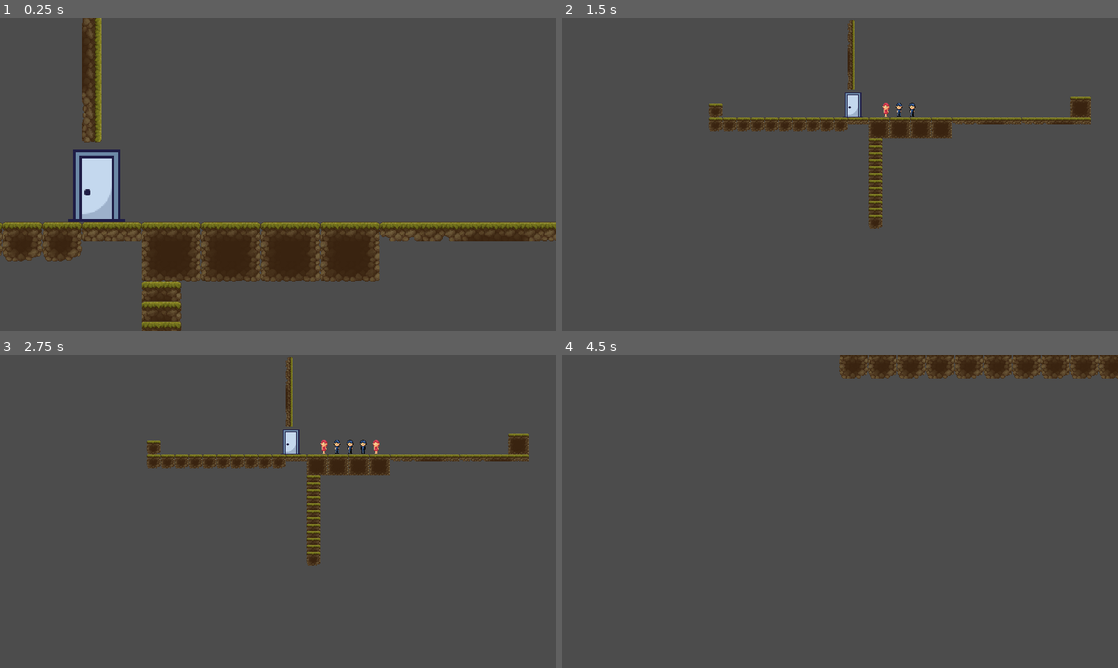
Above: before the commit, frames 1-4 (two rows, left to right).
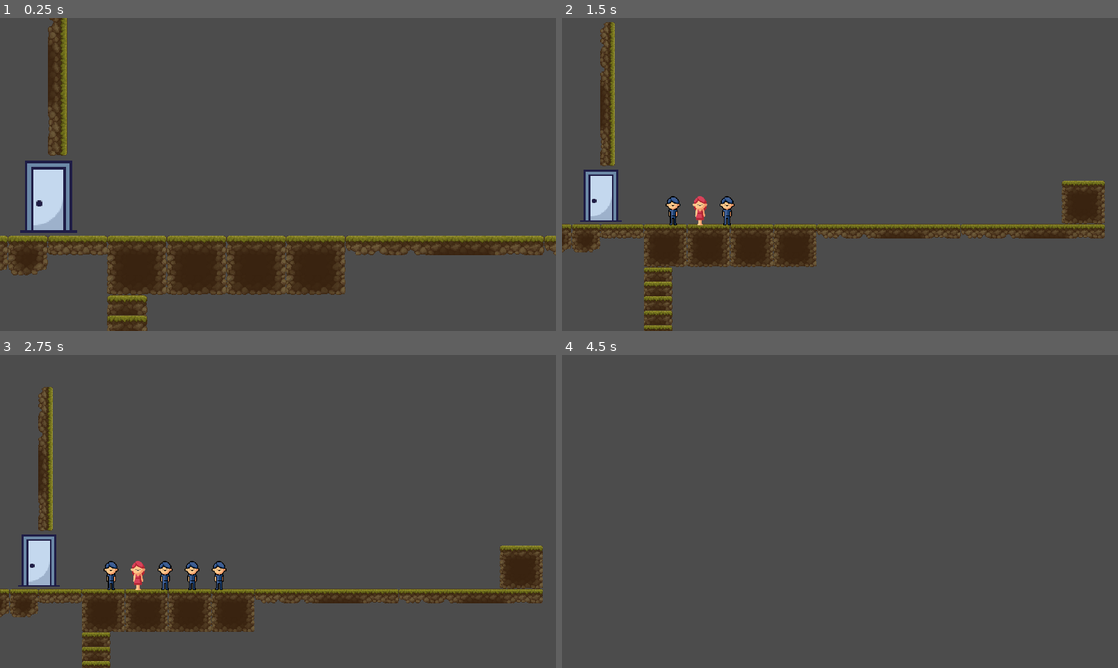
Above: after the commit, the same moments.

Repository: aret777/Bunker-Survival
Game: Godot game, scene res://World.tscn
Two runs of this game, one before a commit and one after it. Both use one fixed random seed, a clock stepped at 60 frames per second and the inputs below.
Inputs (mouse positions are in pixels of both pictures, inside the frame that each line leads up to):
- Up to frame 1 (0.25 s): no input
- Up to frame 2 (1.5 s): move the mouse to (962, 158) at 0.52 s; hold Right (ui_right) 0.53-1.25 s; hold Mouse wheel down (button_wheel_down) 0.53-1.25 s; click (962, 158) at 0.67 s; tap Mouse wheel up (button_wheel_up) at 0.8 s; tap Enter at 1.25 s; drag from (728, 190) to (812, 237) at 1.27 s
- Up to frame 3 (2.75 s): move the mouse to (333, 442) at 2.02 s; hold Right (ui_right) from 2.03 s (still down); hold Mouse wheel down (button_wheel_down) from 2.03 s (still down); click (333, 442) at 2.17 s; tap Mouse wheel up (button_wheel_up) at 2.3 s
- Up to frame 4 (4.5 s): release Right (ui_right) at 2.75 s; release Mouse wheel down (button_wheel_down) at 2.75 s; drag from (812, 574) to (673, 464) at 2.77 s; move the mouse to (1006, 558) at 3.52 s; press the mouse at (1006, 558) at 3.53 s; hold Left (ui_left) 3.53-4.25 s; tap Mouse wheel up (button_wheel_up) at 3.8 s; tap Escape (ui_cancel) at 4.15 s; release the mouse at (1006, 558) at 4.25 s; drag from (673, 464) to (756, 433) at 4.27 s

The runs differ from the first frame. In frame 1, 21% of the frame differs, in the area x 0-100%, y 0-100%; in frame 2, 16%; in frame 3, 16%; in frame 4, 3.5%.

Commit message:
20/09 update
Minor fixes

Diff:
--- a/ImagesObjects/BasicModel.gd
+++ b/ImagesObjects/BasicModel.gd
@@ -1,28 +1,28 @@
 extends KinematicBody2D
 
 func _getSex():
-	return GlobalVars.RANDOM.randi_range(0,1)
+	return GlobalVariables.RANDOM.randi_range(0,1)
 
 func _getAge():
-	return GlobalVars.RANDOM.randi_range(18,60)
+	return GlobalVariables.RANDOM.randi_range(18,60)
 
 func _getHP():
-	return GlobalVars.RANDOM.randi_range(1,3)
+	return GlobalVariables.RANDOM.randi_range(1,3)
 
 func _getStrength():
-	return GlobalVars.RANDOM.randi_range(1,3)
+	return GlobalVariables.RANDOM.randi_range(1,3)
 
 func _getDexterity():
-	return GlobalVars.RANDOM.randi_range(1,3)
+	return GlobalVariables.RANDOM.randi_range(1,3)
 
 func _getIntellect():
-	return GlobalVars.RANDOM.randi_range(1,3)
+	return GlobalVariables.RANDOM.randi_range(1,3)
 
 func _getHealth():
 	var healthArr = []
 	healthArr = ["Healthy", "Astma", "Bad vision",
 	"No left hand", "Altzheimer deceise"]
-	return healthArr[GlobalVars.RANDOM.randi_range(0,4)]
+	return healthArr[GlobalVariables.RANDOM.randi_range(0,4)]
 
 # Called when the node enters the scene tree for the first time.
 func _ready():
--- a/ImagesObjects/Human.gd
+++ b/ImagesObjects/Human.gd
@@ -1,6 +1,7 @@
 extends "res://ImagesObjects/BasicModel.gd"
 
 onready var sprite = $Sprite
+export (int) var ID
 export (int) var sex = _getSex()
 export (int) var age = _getAge()
 export (int) var HP = _getHP()
@@ -12,12 +13,15 @@
 func _CheckChars():
 	if sex==0:
 		print("Male ", age, " years and have ", health, ". Chars are: ", HP, ", ", Str, ", ",
-		Dex, ", ", Int, ".")
+		Dex, ", ", Int, ". ID is: ", ID)
 	if sex==1:
 		sprite.texture = load("res://Images/Woman.png")
 		print("Female ", age, " years and have ", health, ". Chars are: ", HP, ", ", Str, ", ",
-		Dex, ", ", Int, ".")
+		Dex, ", ", Int, ". ID is: ", ID)
 
 
 func _ready():
+	#adding personal ID to human
+	GlobalVariables.UnitIDCounter += 1
+	ID = GlobalVariables.UnitIDCounter
 	_CheckChars()
--- a/Timer.gd
+++ b/Timer.gd
@@ -1,21 +1,5 @@
 extends Timer
-
-var Human = preload("res://ImagesObjects/BasicModel.tscn")
-var Count = 0
 
 # Called when the node enters the scene tree for the first time.
 func _ready():
 	pass # Replace with function body.
-
-func _on_Timer_timeout():
-	if Count<5:
-		var NewHuman = Human.instance()
-		NewHuman.position = Vector2(400+Count*60, 380)
-		add_child(NewHuman)
-		Count+=1
-		#print(Count)
-	else:
-		if (Count==5):
-			Count+=1
-			return print("SPAWN TIMER ENDED")
-		else: return
--- /dev/null
+++ b/TimerNode.gd
@@ -0,0 +1,28 @@
+extends Node2D
+
+var Human = preload("res://ImagesObjects/BasicModel.tscn")
+var NodePosition = self.get_position()
+var Count = 0
+
+func _ready():
+	var timer = Timer.new()
+	timer.connect("timeout",self,"_on_timer_timeout")
+	#timeout is what says in docs, in signals
+	#self is who respond to the callback
+	#_on_timer_timeout is the callback, can have any name
+	add_child(timer) #to process
+	timer.set_wait_time(0.5)
+	timer.start() #to start
+
+func _on_timer_timeout():
+	if Count<5:
+		var NewHuman = Human.instance()
+		#NewHuman.position = Vector2(1470+Count*60, 450)
+		NewHuman.position = NodePosition + Vector2(Count*60, 0)
+		add_child(NewHuman)
+		Count+=1
+	else:
+		if (Count==5):
+			Count+=1
+			return print("SPAWN TIMER ENDED")
+		else: return
--- a/TimerNode.tscn
+++ b/TimerNode.tscn
@@ -1,12 +1,6 @@
 [gd_scene load_steps=2 format=2]
 
-[ext_resource path="res://Timer.gd" type="Script" id=1]
+[ext_resource path="res://TimerNode.gd" type="Script" id=2]
 
 [node name="Node2D" type="Node2D"]
-
-[node name="Timer" type="Timer" parent="."]
-wait_time = 0.5
-autostart = true
-script = ExtResource( 1 )
-
-[connection signal="timeout" from="Timer" to="Timer" method="_on_Timer_timeout"]
+script = ExtResource( 2 )
--- a/World.gd
+++ b/World.gd
@@ -1,21 +1,17 @@
 extends Node
 
 var RANDOM
+var UnitIDCounter = 0
 var is_zoomed = false
+
 
 func _ready():
 	RANDOM = RandomNumberGenerator.new()
 	RANDOM.randomize()
+
 	pass # Replace with function body.
 
-#func _process(_delta):
-#	if Input.is_action_just_pressed("ui_cancel") and !is_zoomed:
-#		is_zoomed=true
-#		$Tween.interpolate_property($Camera2D, "zoom", Vector2(1,1), Vector2(0.5, 0.5), 0.5,
-#		Tween.TRANS_LINEAR, Tween.EASE_OUT)
-#	elif Input.is_action_just_pressed("ui_cancel") and is_zoomed:
-#		is_zoomed=false
-#		#$Camera2D.zoom = Vector2(1,1)
-#		$Tween.interpolate_property($Camera2D, "zoom", Vector2(0.5, 0.5), Vector2(1, 1), 0.5,
-#		Tween.TRANS_LINEAR, Tween.EASE_OUT)
-#	$Tween.start()
+# ATTRIBUTION LICENCES
+#https://itch.io/s/76779/casual-game-asset-bundle
+#by https://sungraphica.itch.
+#with https://creativecommons.org/faq/
--- a/World.tscn
+++ b/World.tscn
@@ -205,27 +205,42 @@
 script = ExtResource( 3 )
 
 [node name="TileMap" type="TileMap" parent="."]
+position = Vector2( 1095, 69 )
 tile_set = SubResource( 9 )
 cell_size = Vector2( 32, 32 )
 format = 1
 tile_data = PoolIntArray( 8, -1610612729, 0, 720936, 0, 0, 851956, 1, 0, 983028, 1, 0, 983030, 1, 0, 983032, 1, 0, 9830 …(372 unchanged characters)…
 
-[node name="TimerNode" parent="." instance=ExtResource( 2 )]
-position = Vector2( 32, 32 )
+[node name="TimerSpawn" parent="." instance=ExtResource( 2 )]
+position = Vector2( 1480, 456 )
 
 [node name="Door" type="Sprite" parent="."]
-position = Vector2( 280, 390 )
+position = Vector2( 1352, 455 )
 scale = Vector2( 2, 2 )
 texture = ExtResource( 4 )
 
 [node name="Camera2D" type="Camera2D" parent="."]
-position = Vector2( 572, 372 )
+position = Vector2( 1722, 419 )
 current = true
 zoom = Vector2( 0.7, 0.7 )
-limit_left = -1000
+limit_left = -10
 limit_top = -10
-limit_right = 1500
+limit_right = 2500
 limit_bottom = 1400
 smoothing_enabled = true
 editor_draw_limits = true
 script = ExtResource( 5 )
+
+[node name="UI" type="CanvasLayer" parent="."]
+
+[node name="Control" type="Control" parent="UI"]
+anchor_right = 1.0
+anchor_bottom = 1.0
+margin_left = 56.0
+margin_top = 32.0
+margin_right = 56.0
+margin_bottom = 32.0
+
+[node name="NinePatchRect" type="NinePatchRect" parent="UI/Control"]
+margin_right = 40.0
+margin_bottom = 40.0
--- a/WorldCamera.gd
+++ b/WorldCamera.gd
@@ -20,8 +20,8 @@
 
 
 func _process(delta):
-	if position.x < -1000: position.x=-1000
-	if position.x >1350: position.x=1350
+	if position.x < -10: position.x=-10
+	if position.x >2350: position.x=2350
 	if position.y < 0: position.y=0
 	if position.y >1400: position.y=1400
 	var input_x_direction = (int(Input.is_action_pressed("ui_right"))) - (int(Input.is_action_pressed("ui_left")))
@@ -47,7 +47,7 @@
 		CameraMovement = PrevMousePos - get_local_mouse_position()
 
 	# Update position of the camera.
-	position += CameraMovement * get_zoom() * 2
+	position += CameraMovement * get_zoom() * delta * CameraSpeed * 2
 	#print ("Drag position: ", position)
 	# Set camera movement to zero, update old mouse position.
 	CameraMovement = Vector2(0,0)
@@ -62,11 +62,11 @@
 
 	if event is InputEventMouseButton:
 		if event.is_pressed():
-			if Input.is_action_pressed("button_wheel_up"):
+			if event.is_action_pressed("button_wheel_up"):
 				Zooming = true
 				ZoomFactor -= 0.1
 				ZoomPosition = get_global_mouse_position()
-			if Input.is_action_pressed("button_wheel_down"):
+			if event.is_action_pressed("button_wheel_down"):
 				Zooming = true
 				ZoomFactor += 0.1
 				ZoomPosition = get_global_mouse_position()
@@ -74,6 +74,8 @@
 				if event.pressed:
 					Drag = true
 					LeftMouseButtonPressed = true
+#			Ну можешь просто if в if вложить
+#			Если сработала проверка на клик мышкой по юниту, то Drag не меняешь на true
 			if event.is_action_released("mouse_left_button"):
 				LeftMouseButtonPressed = false
 				Drag = false
--- a/project.godot
+++ b/project.godot
@@ -16,7 +16,7 @@
 
 [autoload]
 
-GlobalVars="*res://World.gd"
+GlobalVariables="*res://World.gd"
 
 [display]
 
